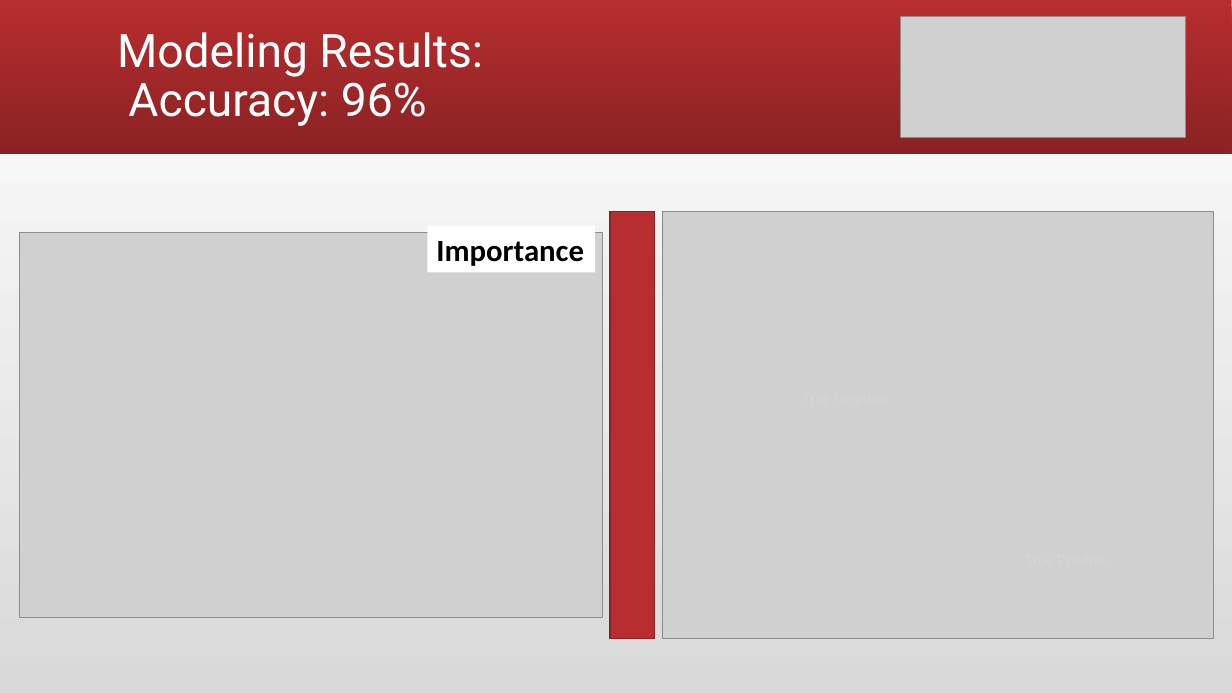
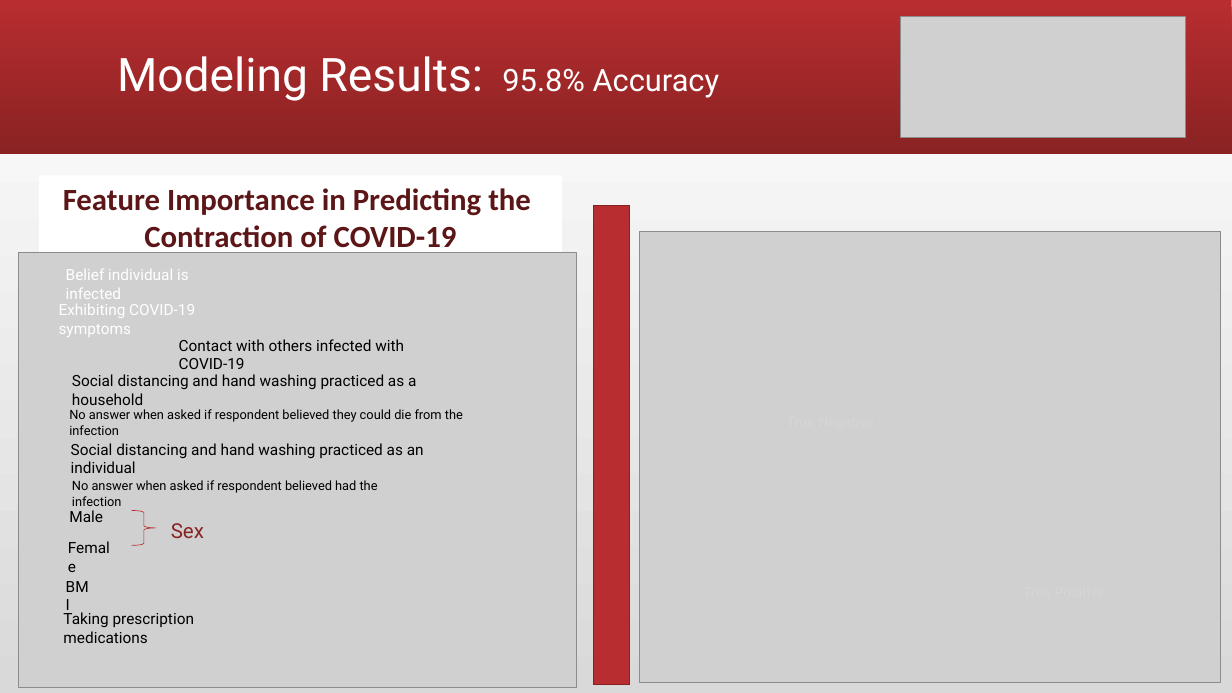
Before and after one commit to andiosika/Binomial-Classification-Ranom-Forest-hyper-imbalance, a slide deck: slide 8 of Covid19Preso.pptx. Drawn at 1232x693 pixels with LibreOffice and Linux fonts; fonts in the diff are those of the drawing; grey boxes stand for pictures. Boxes give left, top, right and bottom in pixels: in the first picture for what was removed or moved away, otherwise in the second. Text is boxed around its words. In the diff, an @@ line names an element or a change of style, - is before the commit and + after.

```diff
--- a/Covid19Preso.pptx
+++ b/Covid19Preso.pptx
@@ title at bbox=[117, 56, 720, 101]: text changed @@
-Modeling Results:
-Accuracy: 96%
+Modeling Results: 95.8% Accuracy
@@ rectangle "Feature Importance in Predicting the": place and size @@
-rectangle "Feature Importance in Predicting the" at bbox=[427, 226, 595, 272]
+rectangle "Feature Importance in Predicting the" at bbox=[39, 176, 562, 260]
@@ text in rectangle at bbox=[63, 188, 531, 255]: text changed; text colour #000000 to #5C1717 @@
-Importance
+Feature Importance in Predicting the
+Contraction of COVID-19
@@ rectangle: place and size @@
-rectangle at bbox=[610, 212, 654, 639]
+rectangle at bbox=[593, 206, 629, 685]
@@ picture: place and size @@
-picture at bbox=[663, 212, 1214, 639]
+picture at bbox=[640, 232, 1221, 683]
@@ picture: place and size @@
-picture at bbox=[20, 233, 604, 618]
+picture at bbox=[18, 253, 576, 689]
@@ text added at bbox=[66, 269, 189, 299], 12 pt, text #FFFFFF @@
+Belief individual is infected
@@ text added at bbox=[59, 304, 195, 337], 12 pt, text #FFFFFF @@
+Exhibiting COVID-19 symptoms
@@ text added at bbox=[179, 339, 404, 369], 12 pt, text #000000 @@
+Contact with others infected with COVID-19
@@ text added at bbox=[72, 374, 416, 405], 12 pt, text #000000 @@
+Social distancing and hand washing practiced as a household
@@ text added at bbox=[69, 409, 463, 435], 10 pt, text #000000 @@
+No answer when asked if respondent believed they could die from the infection
@@ text added at bbox=[71, 443, 424, 473], 12 pt, text #000000 @@
+Social distancing and hand washing practiced as an individual
@@ text added at bbox=[72, 480, 378, 506], 10 pt, text #000000 @@
+No answer when asked if respondent believed had the infection
@@ text added at bbox=[59, 534, 128, 562], 12 pt, text #000000 @@
+Female
@@ text added at bbox=[69, 510, 103, 522], 12 pt, text #000000 @@
+Male
@@ right brace added at bbox=[132, 510, 157, 545], outline #B82D2F 0.5 pt @@
@@ text added at bbox=[171, 523, 204, 538], 16 pt, text #8A2223 @@
+Sex
@@ text added at bbox=[56, 573, 101, 601], 12 pt, text #000000 @@
+BMI
@@ text added at bbox=[63, 612, 194, 643], 12 pt, text #000000 @@
+Taking prescription medications
```
Also in this commit, not shown: 4 other slides changed, 1 slide added, 5 other files.
